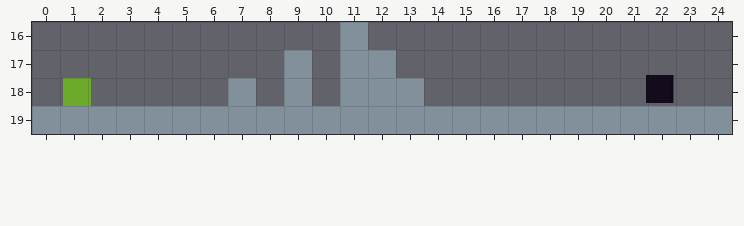
Level history. Tiled map (JSON): levels/1.json. Above, as it was before the edit.
Cells are 32x32 px. Shown: x 0..24, y 16..19.
After:
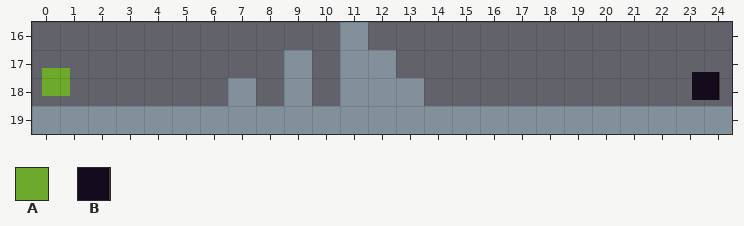
Key: from "Hero": A 0; from "Pager": B 0.
Objects are placed by their top-left corner, in cells (3,4 is the top-left corner of cell 3,4); size is 1x1 cell unless given.
Message: Level loader with hero pager positioning
What changed:
Layer "Hero":
Object A at 1.1,18 becomes A at 0.3,17.6.
Layer "Pager":
Object B at 21.9,17.9 becomes B at 23.6,17.8.
